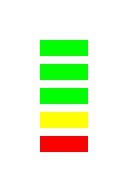
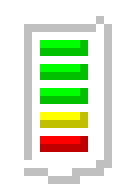
Two versions of the same layered image (128 x 192). Layer-by-layer changes:
removed layer "80-100" over [40, 40, 88, 56]
removed layer "60-80" over [40, 64, 88, 80]
removed layer "40-60" over [40, 88, 88, 104]
removed layer "20-40" over [40, 112, 88, 128]
removed layer "0-20" over [40, 136, 88, 152]
painted on "Слой" over [24, 16, 112, 184]
